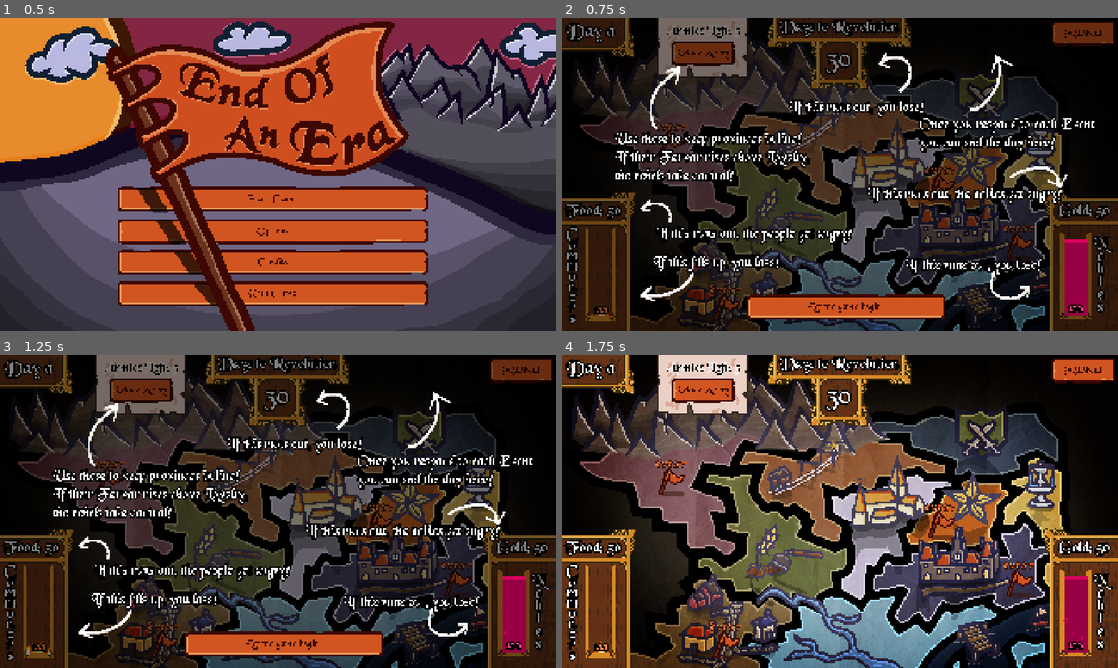
Above: before the commit, frames 1-4 (two rows, left to right).
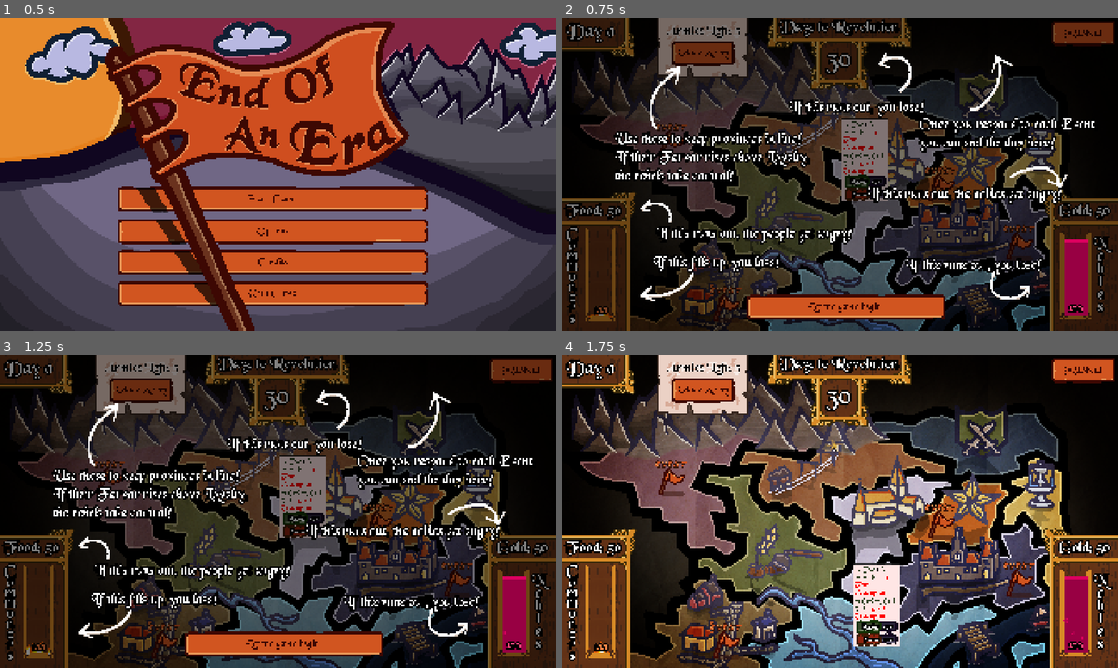
Above: after the commit, the same moments.

Repository: Orangechrisy/gmtk-game-jam-2026
Game: Godot game, scene res://Map/map.tscn
Same seed, same stepped clock (60 frames per second), same inputs: the game is played once before the commit and once after it. Sound files missing from this copy of the repository are replaced by a short silence.
Inputs:
- Up to frame 1 (0.5 s): no input
- Up to frame 2 (0.75 s): click "Start Game" at 0.5 s
- Up to frame 3 (1.25 s): no input
- Up to frame 4 (1.75 s): click "Let the game begin." at 1.25 s

Frame 1 is identical in both runs. In frame 2, 2.0% of the frame differs, in the area x 50-59%, y 32-59%; in frame 3, 2.0%; in frame 4, 2.2%, in the area x 52-61%, y 66-94%.

Commit message:
map event hover

Diff:
--- /dev/null
+++ b/Assets/map/event_outline.tres
@@ -0,0 +1,12 @@
+[gd_resource type="ShaderMaterial" format=3 uid="uid://bjd6nrofjry2k"]
+
+[ext_resource type="Shader" uid="uid://cal3u5ogi80tp" path="res://Assets/map/outline.gdshader" id="1_cwr3w"]
+
+[resource]
+shader = ExtResource("1_cwr3w")
+shader_parameter/color = Color(0.7233897, 0.86677474, 1, 1)
+shader_parameter/width = 5.0000002375
+shader_parameter/pattern = 0
+shader_parameter/inside = false
+shader_parameter/add_margins = true
+shader_parameter/number_of_images = Vector2(1, 1)
--- a/Audio/Music/music_manager.tscn
+++ b/Audio/Music/music_manager.tscn
@@ -94,6 +94,7 @@
 
 [node name="Click" type="AudioStreamPlayer" parent="SFX" unique_id=1644419057]
 stream = ExtResource("13_eohum")
+volume_db = -5.0
 bus = &"SFX"
 
 [node name="ClickInvalid" type="AudioStreamPlayer" parent="SFX" unique_id=838130123]
@@ -103,6 +104,7 @@
 
 [node name="MouseOver" type="AudioStreamPlayer" parent="SFX" unique_id=1786285962]
 stream = ExtResource("14_oxawt")
+volume_db = -10.0
 bus = &"SFX"
 
 [node name="PopUp" type="AudioStreamPlayer" parent="SFX" unique_id=398554281]
--- /dev/null
+++ b/Events/MapEvents/map_event_popup.gd
@@ -0,0 +1,10 @@
+extends Control
+
+func _ready() -> void:
+	$VBoxContainer/TextureRect/Sprite2D.hide()
+
+func _on_mouse_entered() -> void:
+	$VBoxContainer/TextureRect/Sprite2D.show()
+
+func _on_mouse_exited() -> void:
+	$VBoxContainer/TextureRect/Sprite2D.hide()
--- a/Events/MapEvents/map_event_popup.tscn
+++ b/Events/MapEvents/map_event_popup.tscn
@@ -1,7 +1,10 @@
 [gd_scene format=3 uid="uid://cx0d76cbtbsat"]
 
+[ext_resource type="Script" uid="uid://b71o37lye3vau" path="res://Events/MapEvents/map_event_popup.gd" id="1_a35f1"]
 [ext_resource type="Texture2D" uid="uid://vnlwl2v8hrfd" path="res://Assets/popuprect.png" id="1_yvsck"]
 [ext_resource type="Texture2D" uid="uid://b5h4o8icvbkhy" path="res://Assets/rebel_notif.png" id="2_b37i1"]
+[ext_resource type="Material" uid="uid://bjd6nrofjry2k" path="res://Assets/map/event_outline.tres" id="3_0t35j"]
+[ext_resource type="Texture2D" uid="uid://cu8e86wqp7rl2" path="res://Assets/rebel_notif no shadow.png" id="4_a35f1"]
 
 [node name="Control" type="Control" unique_id=24959100]
 layout_mode = 3
@@ -16,7 +19,8 @@
 grow_vertical = 2
 size_flags_horizontal = 4
 size_flags_vertical = 8
-mouse_filter = 2
+mouse_behavior_recursive = 2
+script = ExtResource("1_a35f1")
 
 [node name="VBoxContainer" type="VBoxContainer" parent="." unique_id=2067473452]
 layout_mode = 1
@@ -59,5 +63,21 @@
 [node name="TextureRect" type="TextureRect" parent="VBoxContainer" unique_id=291375338]
 layout_mode = 2
 size_flags_vertical = 8
+mouse_filter = 0
 texture = ExtResource("2_b37i1")
 stretch_mode = 5
+
+[node name="Sprite2D" type="Sprite2D" parent="VBoxContainer/TextureRect" unique_id=252740922]
+material = ExtResource("3_0t35j")
+texture = ExtResource("4_a35f1")
+centered = false
+
+[node name="Area2D" type="Area2D" parent="." unique_id=1912856888]
+
+[node name="CollisionPolygon2D" type="CollisionPolygon2D" parent="Area2D" unique_id=776668314]
+polygon = PackedVector2Array(-6, 78, -2, 72, 12, 34, 23, 34, 34, 40, 45, 41, 63, 33, 69, 24, 69, 11, 55, 16, 45, 16, 33, 4, 23, -6, 12, -5, 4, 0, 3, 11, -1, 13, -1, 21, -5, 28, -4, 46, -17, 73, -15, 78, -10, 79)
+
+[connection signal="mouse_entered" from="." to="." method="_on_mouse_entered"]
+[connection signal="mouse_exited" from="." to="." method="_on_mouse_exited"]
+[connection signal="mouse_entered" from="Area2D" to="." method="_on_mouse_entered"]
+[connection signal="mouse_exited" from="Area2D" to="." method="_on_mouse_exited"]
--- a/Map/province_tooltip.gd
+++ b/Map/province_tooltip.gd
@@ -20,5 +20,5 @@
 		%Food.text = food_string
 		var gold_string = format_string.format(["%+.f" % province.calculate_gold(), "%+.f" % province.gold_yield, "-%.f" % province.gold_consumption, ["yield", "Gold"], ["color", "#37472a" if province.calculate_gold() >= 0 else "red"]])
 		%Gold.text =  gold_string
-		%Loyalty.value = province.loyalty
-		%Fervor.value = province.fervor
+		$PanelContainer/MarginContainer/VBoxContainer/Loyalty/HBoxContainer/Num.text = str(province.loyalty)
+		$PanelContainer/MarginContainer/VBoxContainer/Fervor/HBoxContainer/Num.text = str(province.fervor)
--- a/Map/province_tooltip.tscn
+++ b/Map/province_tooltip.tscn
@@ -16,7 +16,6 @@
 expand_margin_bottom = 5.0
 
 [node name="ProvinceTooltip" type="Control" unique_id=1231974182]
-modulate = Color(1, 1, 1, 0)
 layout_mode = 3
 anchors_preset = 15
 anchor_right = 1.0
@@ -83,6 +82,39 @@
 theme_override_font_sizes/font_size = 20
 step = 0.1
 value = 50.0
+show_percentage = false
+
+[node name="HBoxContainer" type="HBoxContainer" parent="PanelContainer/MarginContainer/VBoxContainer/Loyalty" unique_id=416584617]
+layout_mode = 0
+offset_left = 3.0
+offset_top = -2.0
+offset_right = 148.0
+offset_bottom = 38.0
+alignment = 1
+
+[node name="Label" type="Label" parent="PanelContainer/MarginContainer/VBoxContainer/Loyalty/HBoxContainer" unique_id=94725133]
+layout_mode = 2
+theme_override_constants/outline_size = 15
+theme_override_font_sizes/font_size = 17
+text = "Loyalty:   "
+horizontal_alignment = 1
+vertical_alignment = 1
+
+[node name="Num" type="Label" parent="PanelContainer/MarginContainer/VBoxContainer/Loyalty/HBoxContainer" unique_id=1092000610]
+layout_mode = 2
+theme_override_constants/outline_size = 15
+theme_override_font_sizes/font_size = 17
+text = "50"
+horizontal_alignment = 1
+vertical_alignment = 1
+
+[node name="Perc" type="Label" parent="PanelContainer/MarginContainer/VBoxContainer/Loyalty/HBoxContainer" unique_id=580785177]
+layout_mode = 2
+theme_override_constants/outline_size = 15
+theme_override_font_sizes/font_size = 17
+text = "%"
+horizontal_alignment = 1
+vertical_alignment = 1
 
 [node name="Fervor" type="ProgressBar" parent="PanelContainer/MarginContainer/VBoxContainer" unique_id=734731094]
 unique_name_in_owner = true
@@ -93,3 +125,36 @@
 theme_override_styles/fill = SubResource("StyleBoxTexture_b6ne8")
 step = 0.1
 value = 50.0
+show_percentage = false
+
+[node name="HBoxContainer" type="HBoxContainer" parent="PanelContainer/MarginContainer/VBoxContainer/Fervor" unique_id=522599237]
+layout_mode = 0
+offset_left = 3.0
+offset_top = -2.0
+offset_right = 148.0
+offset_bottom = 38.0
+alignment = 1
+
+[node name="Label" type="Label" parent="PanelContainer/MarginContainer/VBoxContainer/Fervor/HBoxContainer" unique_id=1328846123]
+layout_mode = 2
+theme_override_constants/outline_size = 15
+theme_override_font_sizes/font_size = 17
+text = "Fervor:   "
+horizontal_alignment = 1
+vertical_alignment = 1
+
+[node name="Num" type="Label" parent="PanelContainer/MarginContainer/VBoxContainer/Fervor/HBoxContainer" unique_id=2050839963]
+layout_mode = 2
+theme_override_constants/outline_size = 15
+theme_override_font_sizes/font_size = 17
+text = "50"
+horizontal_alignment = 1
+vertical_alignment = 1
+
+[node name="Perc" type="Label" parent="PanelContainer/MarginContainer/VBoxContainer/Fervor/HBoxContainer" unique_id=165425498]
+layout_mode = 2
+theme_override_constants/outline_size = 15
+theme_override_font_sizes/font_size = 17
+text = "%"
+horizontal_alignment = 1
+vertical_alignment = 1
--- a/Menus/GameOverMenu.tscn
+++ b/Menus/GameOverMenu.tscn
@@ -120,7 +120,7 @@
 offset_right = 1151.0
 offset_bottom = 1047.0
 theme = ExtResource("3_ufej6")
-text = "TO MAIN MENU"
+text = "To Main Menu"
 
 [node name="AnimationPlayer" type="AnimationPlayer" parent="." unique_id=499453540]
 libraries/ = SubResource("AnimationLibrary_dj34p")
Binary file added: Assets/rebel_notif no shadow.png
Not shown, added: Assets/rebel_notif no shadow.png.import
Not shown, added: Events/MapEvents/map_event_popup.gd.uid
